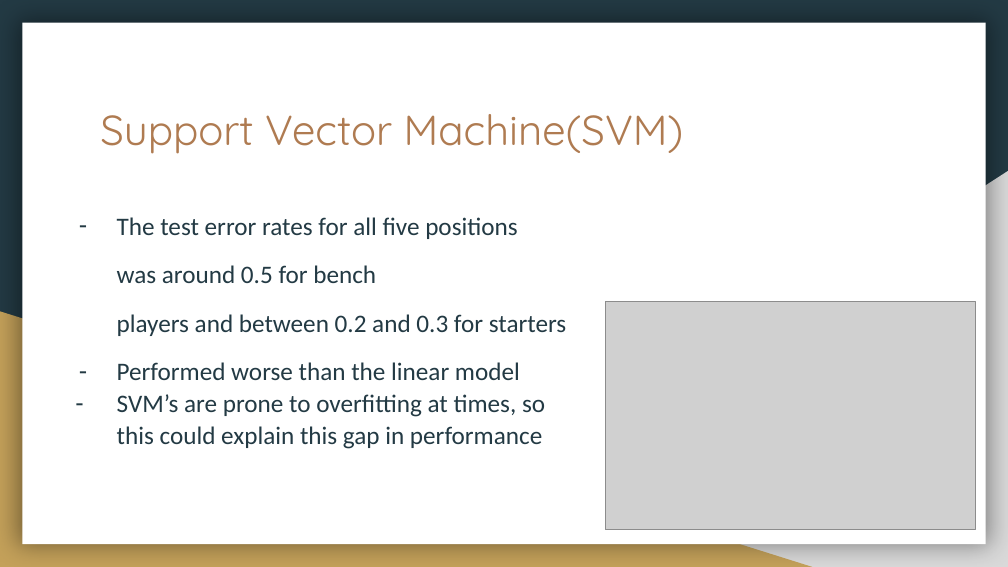
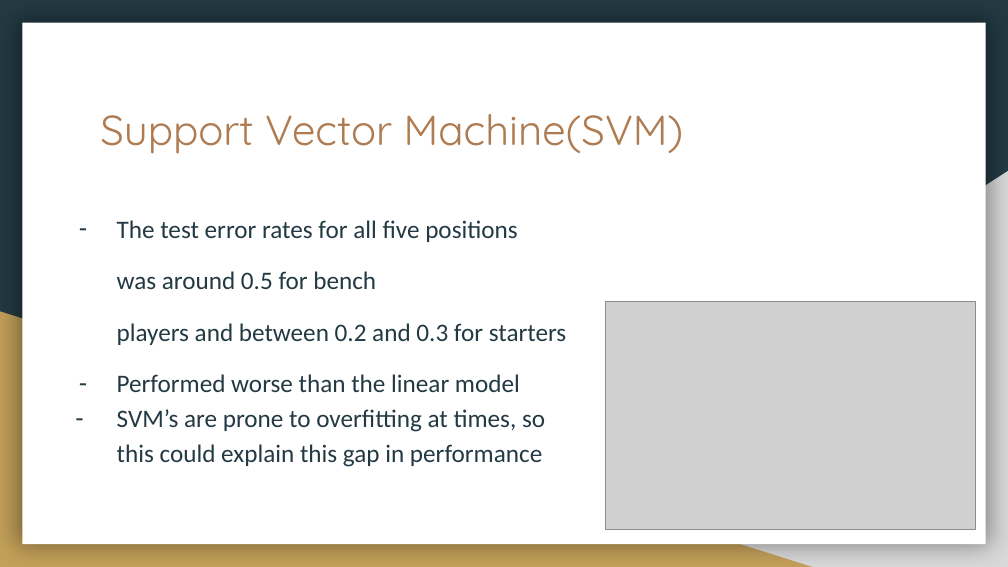
Before and after one commit to augustinexu/IS517_Project, a slide deck: slide 11 of final-project.pptx. Drawn at 1008x567 pixels with LibreOffice and Linux fonts; fonts in the diff are those of the drawing; grey boxes stand for pictures. Boxes give left, top, right and bottom in pixels: in the first picture for what was removed or moved away, otherwise in the second. Text is boxed around its words. In the diff, an @@ line names an element or a change of style, - is before the commit and + after.

```diff
--- a/final-project.pptx
+++ b/final-project.pptx
@@ text "The test error rates for ..." at [117,220,566,467]: line spacing 1.05 to 1.15 @@
```
Also in this commit, not shown: 2 other slides changed, 6 other files.
